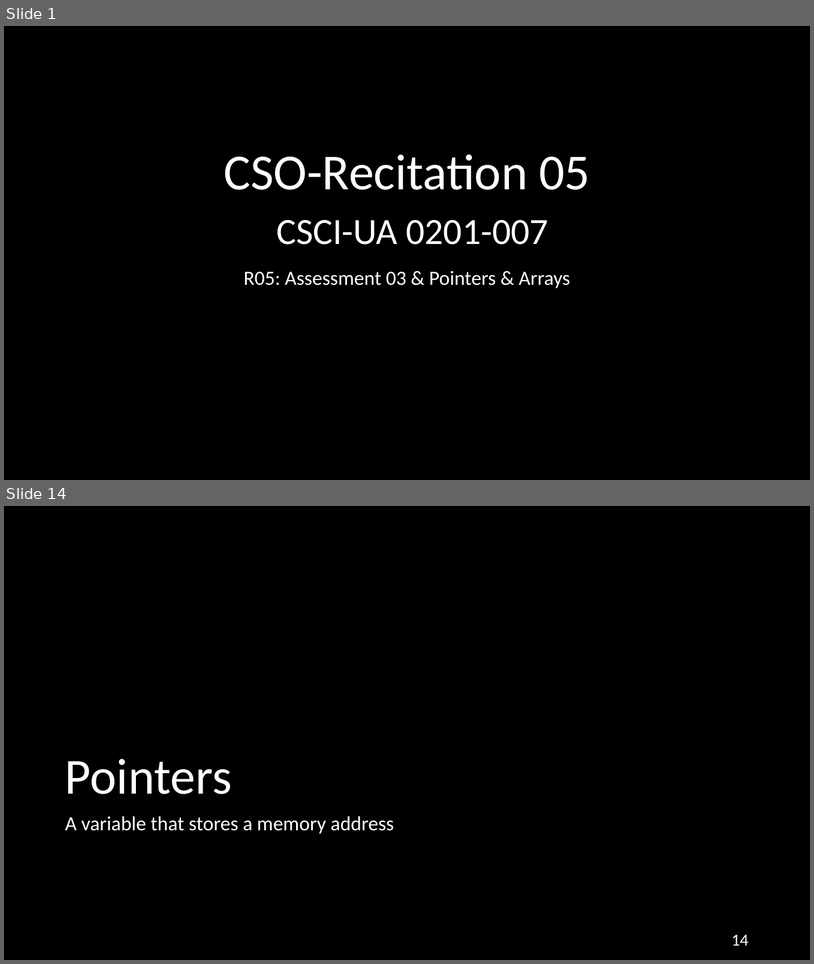
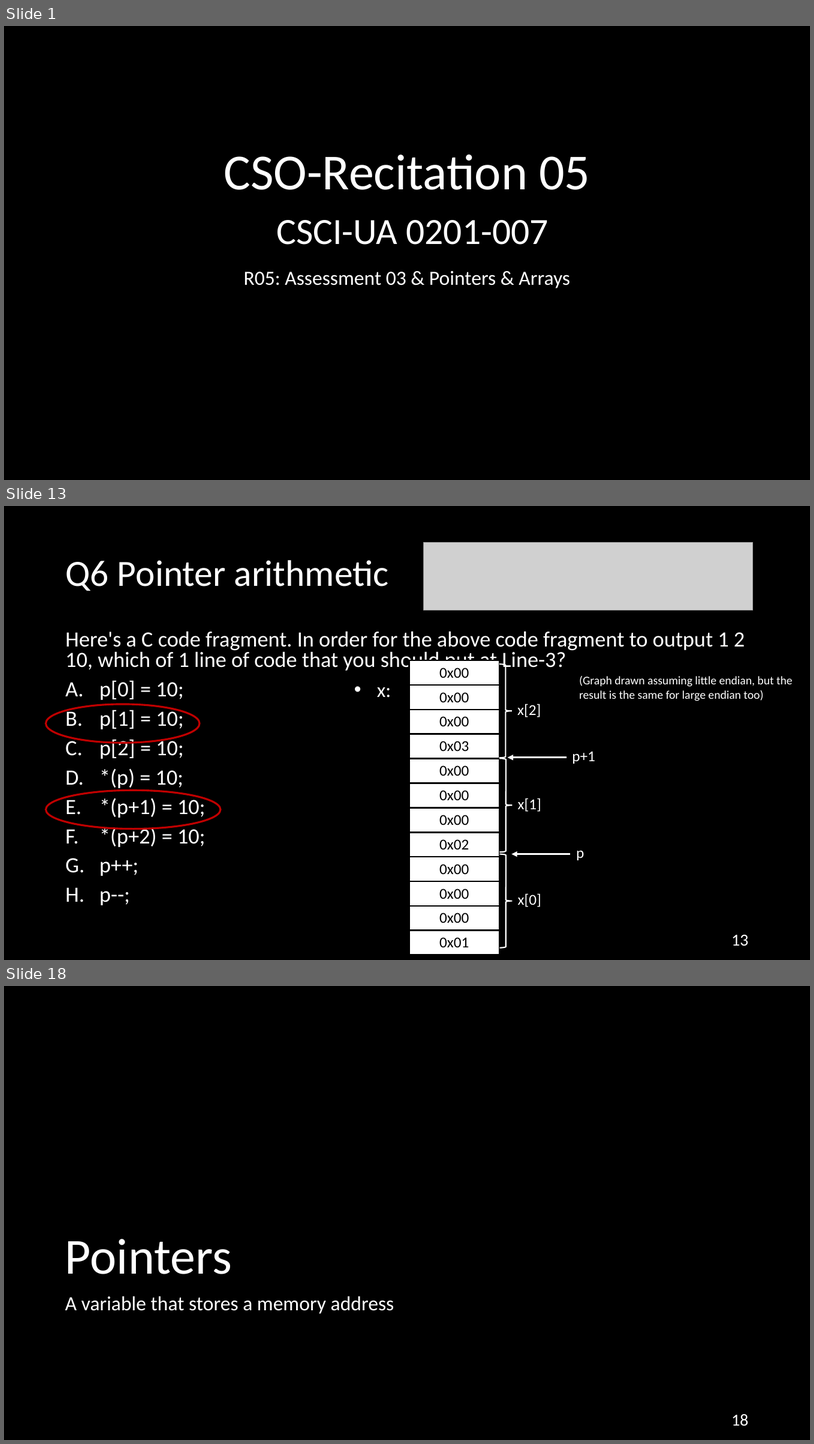
Before and after one commit to NYU-CSO/nyu-cso.github.io, a slide deck: rec-notes/r05.pptx. Shown one above the other, each under a label of ours: slides 1 and 14 before the commit, slides 1, 13 and 18 after it; the slides between them are not shown. The pictures are 814x964 and 814x1444 pixels, drawn with LibreOffice and Linux fonts; fonts in the diff are those of the drawing; grey boxes stand for pictures. Boxes give left, top, right and bottom in pixels: in the first picture for what was removed or moved away, otherwise in the second. Text is boxed around its words. In the diff, an @@ line names an element or a change of style, - is before the commit and + after.

```diff
--- a/rec-notes/r05.pptx
+++ b/rec-notes/r05.pptx
@@ slide 13 added at (x1=4, y1=506, x2=810, y2=960), background #000000 @@
@@ picture added at (x1=424, y1=542, x2=753, y2=610) @@
@@ title added at (x1=65, y1=560, x2=389, y2=591), 44 pt, text #FFFFFF @@
+Q6 Pointer arithmetic
@@ text added at (x1=65, y1=631, x2=745, y2=905), 25.9 pt, text #FFFFFF @@
+Here's a C code fragment. In order for the above code fragment to output 1 2 10, which of 1 line of code that you should put at Line-3?
+A. p[0] = 10;
+B. p[1] = 10;
+C. p[2] = 10;
+D. *(p) = 10;
+E. *(p+1) = 10;
+F. *(p+2) = 10;
+G. p++;
+H. p--;
@@ table added at (x1=410, y1=660, x2=500, y2=951), 12 rows, 1 columns @@
+0x00
+0x00
+0x00
+0x03
+0x00
+0x00
+0x00
+0x02
+0x00
+0x00
+0x00
+0x01
@@ right brace added at (x1=500, y1=664, x2=512, y2=757), outline #FFFFFF 1.5 pt @@
@@ text added at (x1=579, y1=676, x2=793, y2=701), 14 pt, text #FFFFFF @@
+(Graph drawn assuming little endian, but the result is the same for large endian too)
@@ text added at (x1=377, y1=687, x2=391, y2=697), 24 pt, text #FFFFFF @@
+• x:
@@ text added at (x1=518, y1=703, x2=541, y2=717), 18 pt, text #FFFFFF @@
+x[2]
@@ ellipse added at (x1=46, y1=704, x2=200, y2=742), outline #C00000 2.25 pt @@
@@ arrow added from (567, 757) to (508, 757), #FFFFFF 2.25 pt @@
@@ text added at (x1=572, y1=751, x2=596, y2=763), 18 pt, text #FFFFFF @@
+p+1
@@ right brace added at (x1=500, y1=758, x2=513, y2=852), outline #FFFFFF 1.5 pt @@
@@ ellipse added at (x1=46, y1=790, x2=221, y2=829), outline #C00000 2.25 pt @@
@@ text added at (x1=518, y1=798, x2=542, y2=811), 18 pt, text #FFFFFF @@
+x[1]
@@ right brace added at (x1=500, y1=854, x2=513, y2=948), outline #FFFFFF 1.5 pt @@
@@ arrow added from (571, 854) to (512, 854), #FFFFFF 2.25 pt @@
@@ text added at (x1=576, y1=850, x2=584, y2=860), 18 pt, text #FFFFFF @@
+p
@@ text added at (x1=518, y1=893, x2=542, y2=907), 18 pt, text #FFFFFF @@
+x[0]
@@ page number added at (x1=732, y1=934, x2=749, y2=946), 20 pt, text #FFFFFF @@
+13
@@ what was slide 14 is now slide 18 @@
@@ page number at (x1=732, y1=1414, x2=749, y2=1426): text changed @@
-14
+18
```
Also in this commit, not shown: 6 slides changed, 13 other slides added, 10 slides removed, 1 other file.
